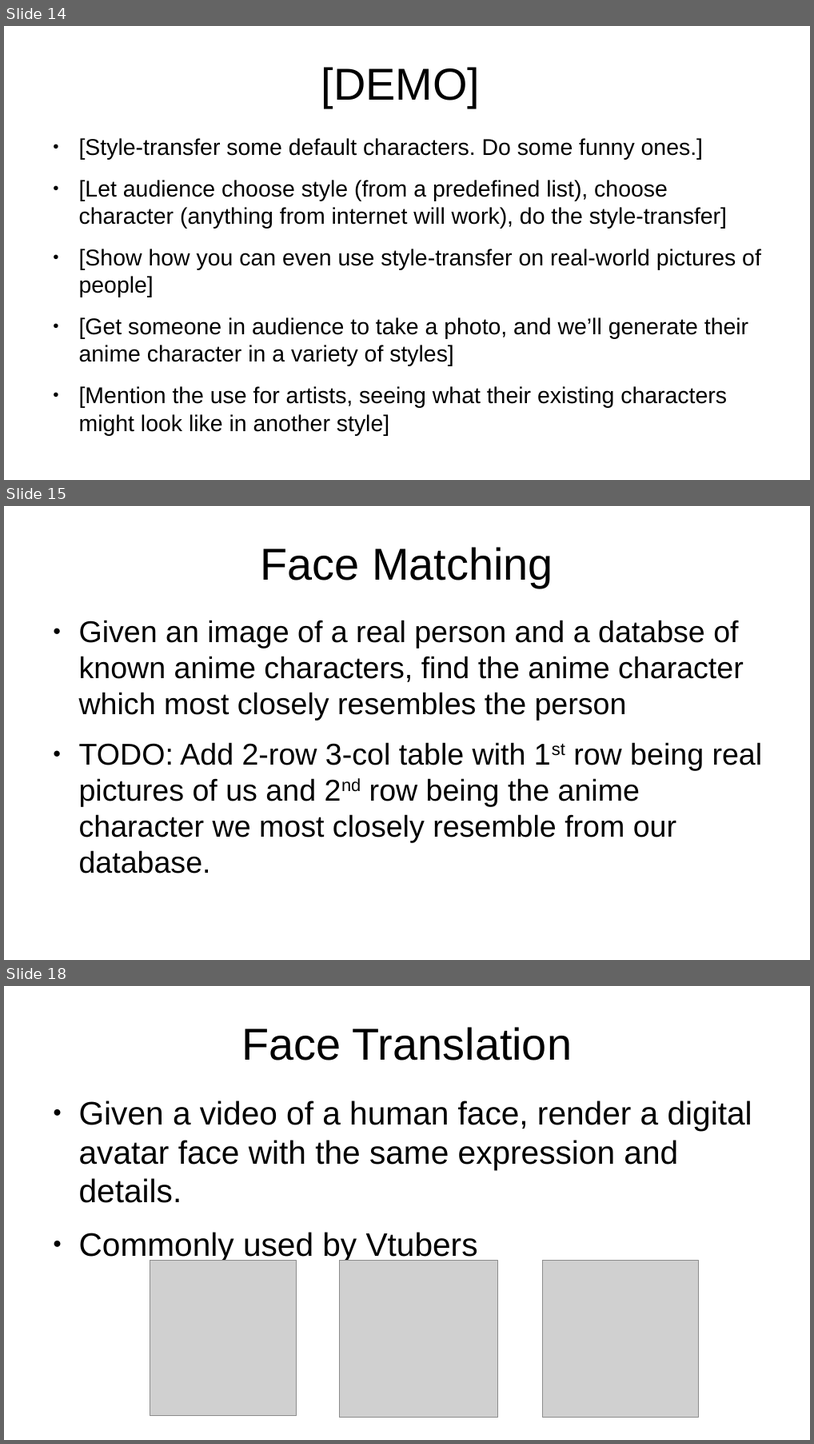
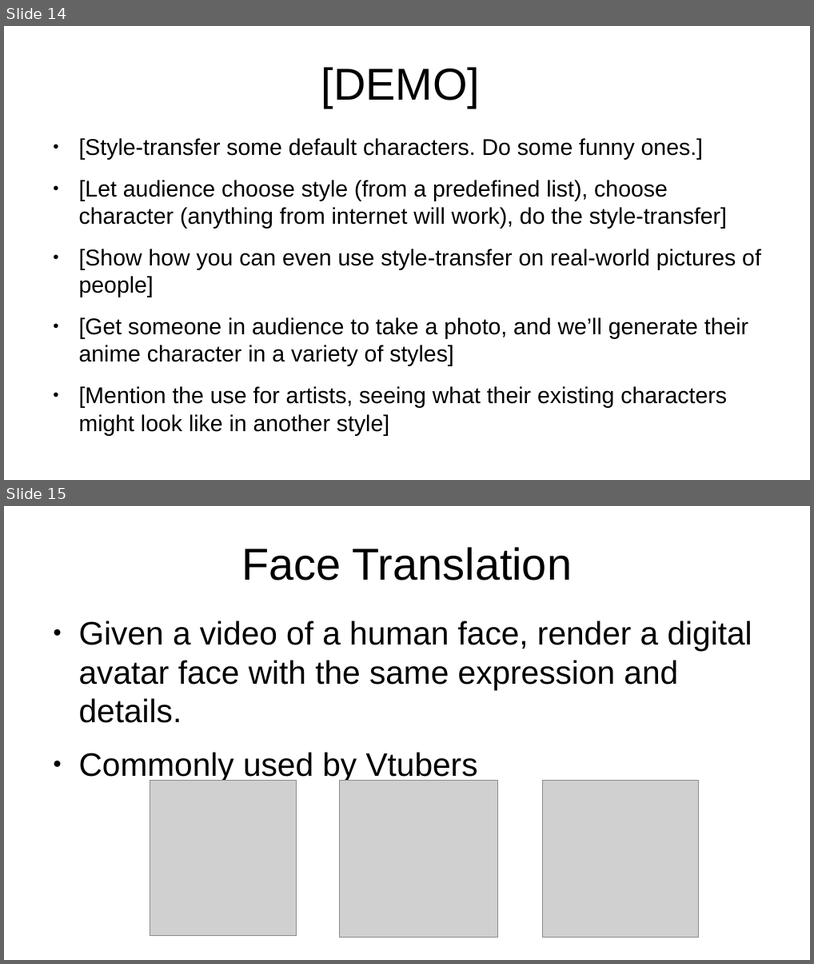
Before and after one commit to kkokilep/Cant-Spell-Anime-Without-AI, a slide deck: presentation/presentation-0.odp. Shown one above the other, each under a label of ours: slides 14, 15 and 18 before the commit, slides 14 and 15 after it; the slides between them are not shown. The pictures are 814x1444 and 814x964 pixels, drawn with LibreOffice and Linux fonts; fonts in the diff are those of the drawing; grey boxes stand for pictures. Boxes give left, top, right and bottom in pixels: in the first picture for what was removed or moved away, otherwise in the second. Text is boxed around its words. In the diff, an @@ line names an element or a change of style, - is before the commit and + after.

```diff
--- a/presentation/presentation-0.odp
+++ b/presentation/presentation-0.odp
@@ slide 15 removed at bbox=[4, 506, 810, 960], background #FFFFFF @@
@@ title removed at bbox=[261, 547, 554, 588] @@
-Face Matching
@@ text removed at bbox=[79, 620, 763, 873] @@
-● Given an image of a real person and a databse of known anime characters, find the anime character which most closely resembles the person
-● TODO: Add 2-row 3-col table with 1st row being real pictures of us and 2nd row being the anime character we most closely resemble from our database.
@@ what was slide 18 is now slide 15 @@
```
Also in this commit, not shown: 2 slides changed, 2 other slides removed, 2 other files.
